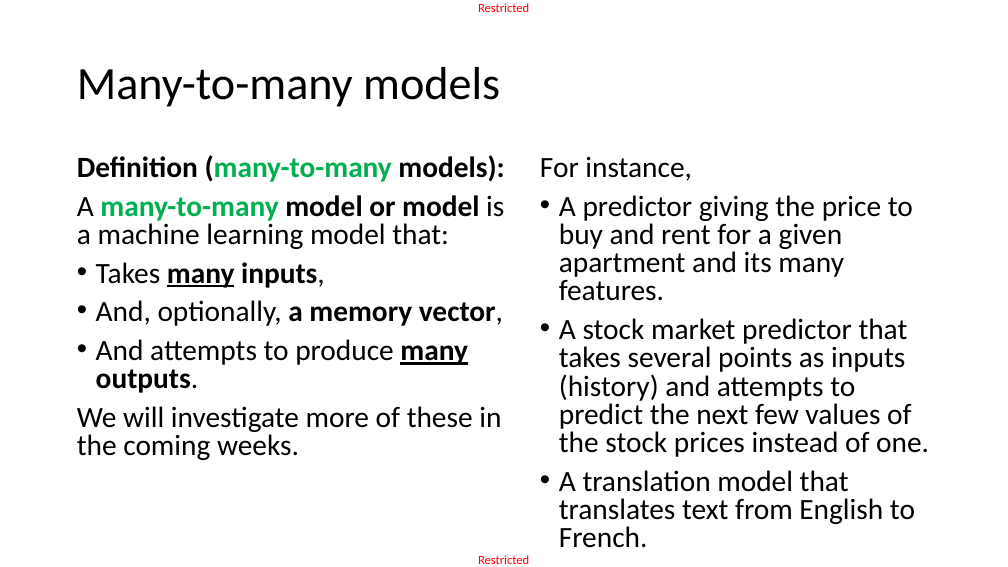
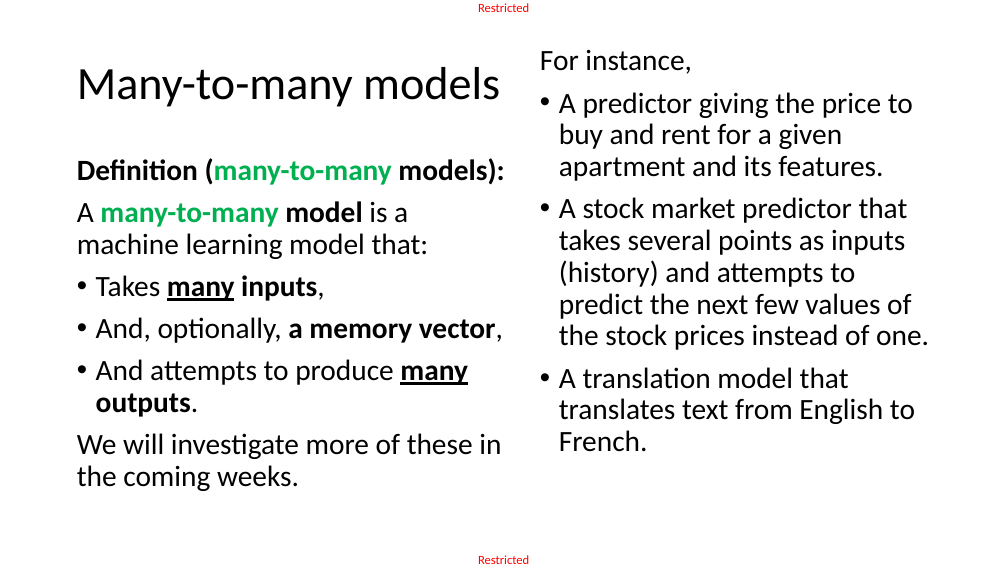
Before and after one commit to matthieudemari/SUTD_DL_50_039, a slide deck: slide 54 of W6/2. W6S2 final/W6S2.pptx. Drawn at 1008x567 pixels with LibreOffice and Linux fonts; fonts in the diff are those of the drawing. Boxes give left, top, right and bottom in pixels: in the first picture for what was removed or moved away, otherwise in the second. Text is boxed around its words. In the diff, an @@ line names an element or a change of style, - is before the commit and + after.

```diff
--- a/W6/2. W6S2 final/W6S2.pptx
+++ b/W6/2. W6S2 final/W6S2.pptx
@@ text "For instance,": place and size @@
-text "For instance," at (540, 156, 929, 548)
+text "For instance," at (540, 49, 929, 452)
@@ text at (540, 49, 929, 452): line spacing 0.8 to 0.9 @@
@@ text at (559, 92, 913, 181): text changed @@
-• A predictor giving the price to buy and rent for a given apartment and its many features.
+• A predictor giving the price to buy and rent for a given apartment and its features.
@@ text at (77, 158, 504, 491): line spacing 0.8 to 0.9 @@
@@ text at (77, 201, 429, 259): text changed @@
-A many-to-many model or model is a machine learning model that:
+A many-to-many model is a machine learning model that:
```
Also in this commit, not shown: 9 other slides changed, 1 slide added, 1 slide removed, 14 other files.
